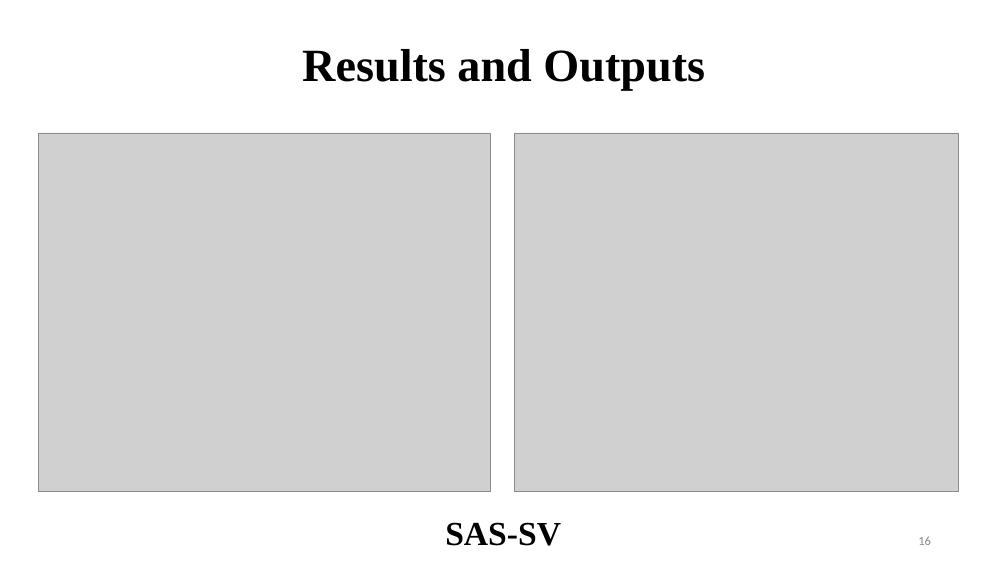
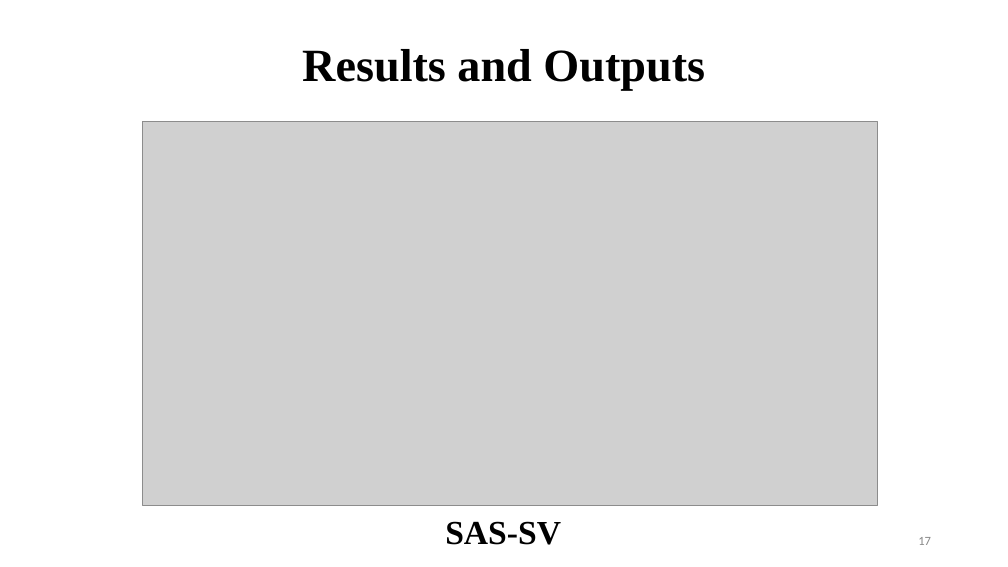
Before and after one commit to Brainskull24/Heal.ai, a slide deck: slide 17 of MP/PPT.pptx (slide 16 before the commit). Drawn at 1008x567 pixels with LibreOffice and Linux fonts; fonts in the diff are those of the drawing; grey boxes stand for pictures; background and template pictures are left out. Boxes give left, top, right and bottom in pixels: in the first picture for what was removed or moved away, otherwise in the second. Text is boxed around its words. In the diff, an @@ line names an element or a change of style, - is before the commit and + after.

```diff
--- a/MP/PPT.pptx
+++ b/MP/PPT.pptx
@@ picture: place and size @@
-picture at [39,133,491,492]
+picture at [143,122,877,506]
@@ picture removed at [515,133,960,492] @@
@@ page number at [918,537,931,545]: text changed @@
-16
+17
```
Also in this commit, not shown: 6 other slides changed, 5 slides added, 4 other files.
